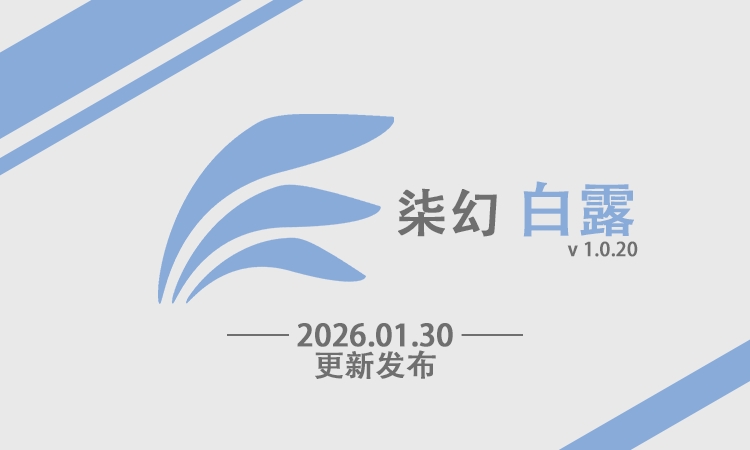
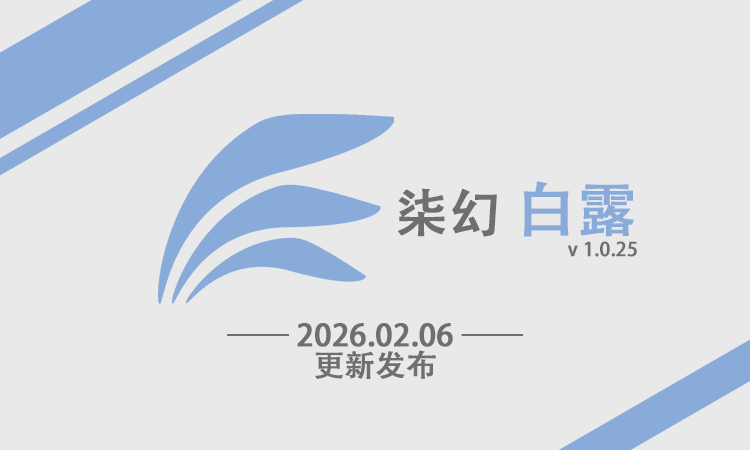
Layer changes from the first w=750, h=450 image to the second:
renamed "柒幻 白露 v 1.0.20" to "柒幻 白露 v 1.0.25", painted on it over (x1=627, y1=241, x2=638, y2=257)
renamed "—— 2026.01.30 —— 更新发布" to "—— 2026.02.06 —— 更新发布", painted on it over (x1=394, y1=323, x2=453, y2=347)